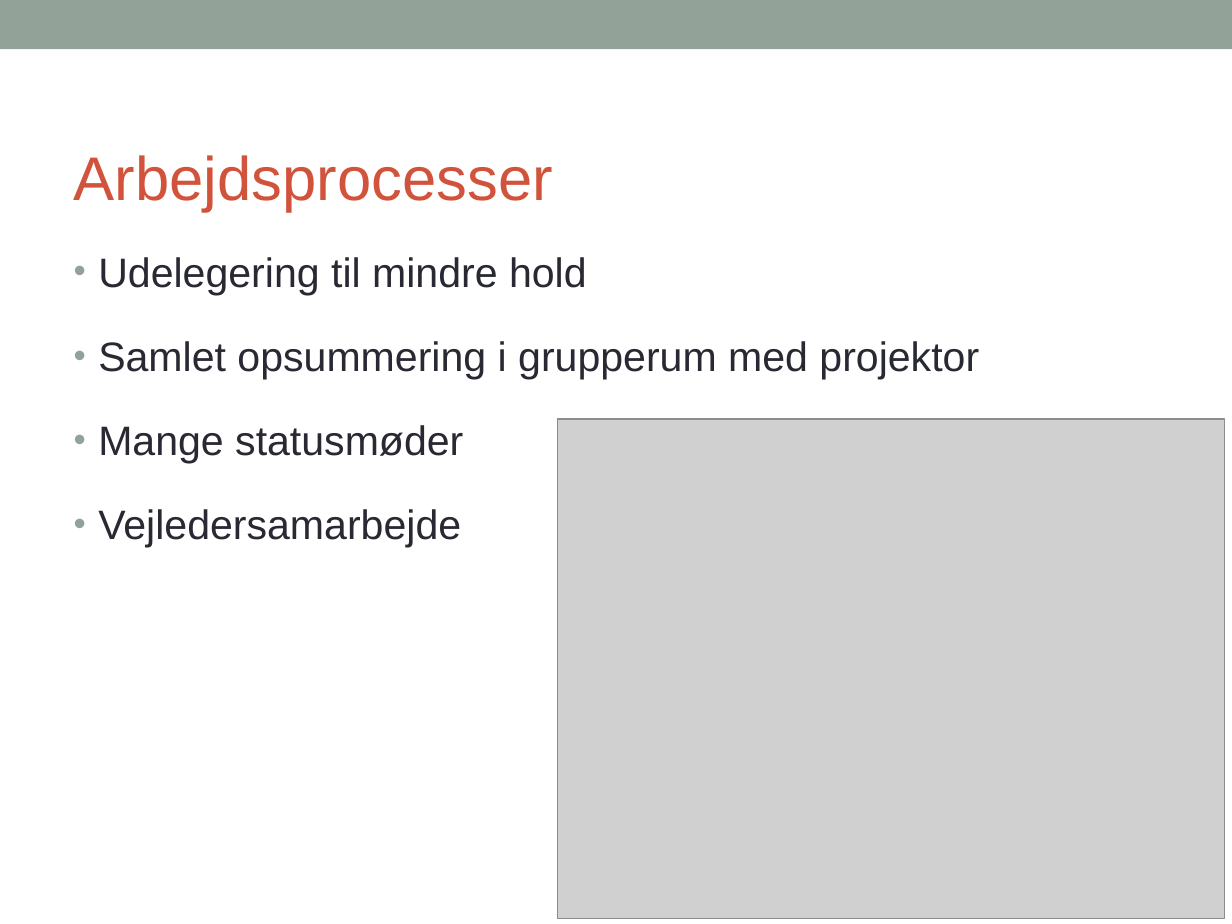
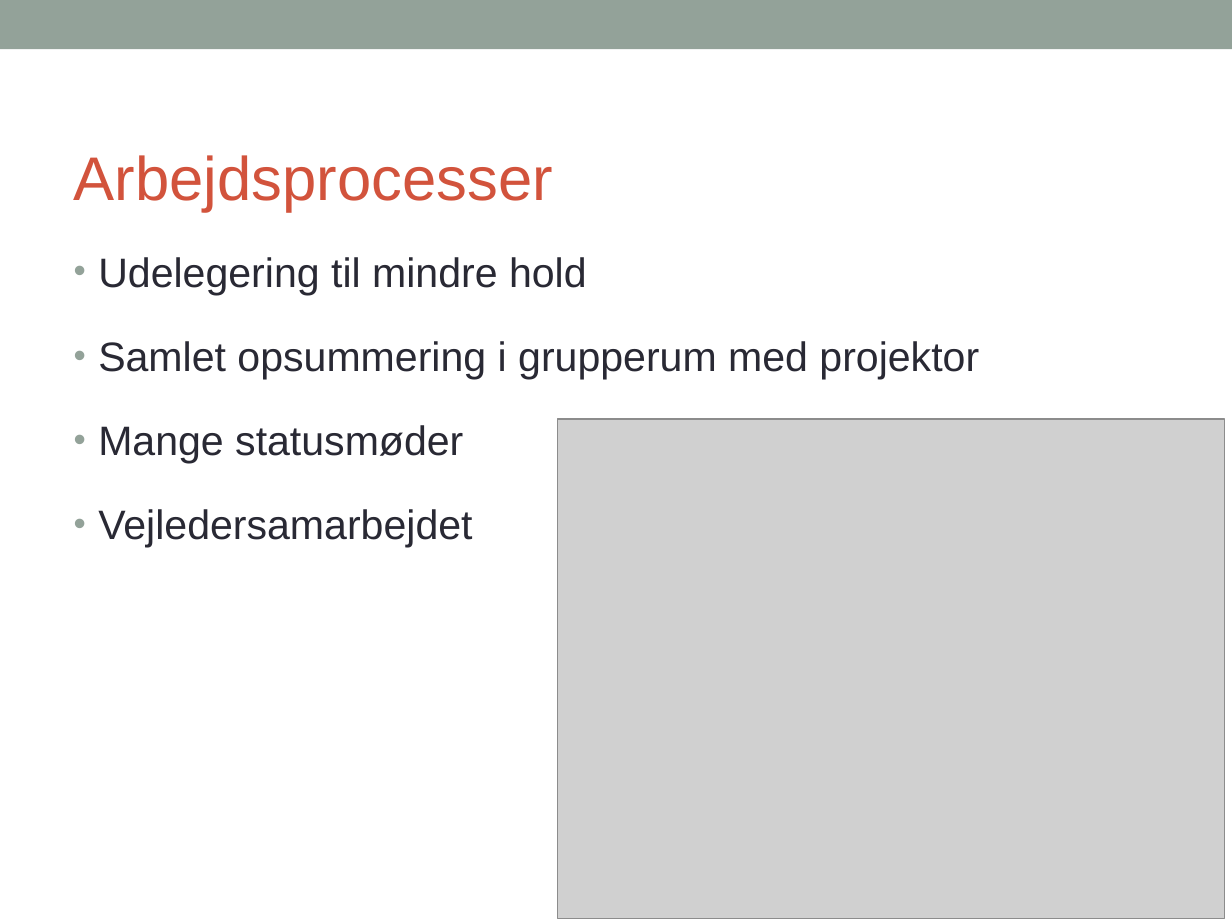
Before and after one commit to zanderdk/P1, a slide deck: slide 2 of Statusseminar.ppt. Drawn at 1232x924 pixels with LibreOffice and Linux fonts; fonts in the diff are those of the drawing; grey boxes stand for pictures. Boxes give left, top, right and bottom in pixels: in the first picture for what was removed or moved away, otherwise in the second. Text is boxed around its words. In the diff, an @@ line names an element or a change of style, - is before the commit and + after.

```diff
--- a/Statusseminar.ppt
+++ b/Statusseminar.ppt
@@ text at (98, 509, 472, 548): text changed @@
-• Vejledersamarbejde
+• Vejledersamarbejdet
```
Also in this commit, not shown: 1 other slide changed.
